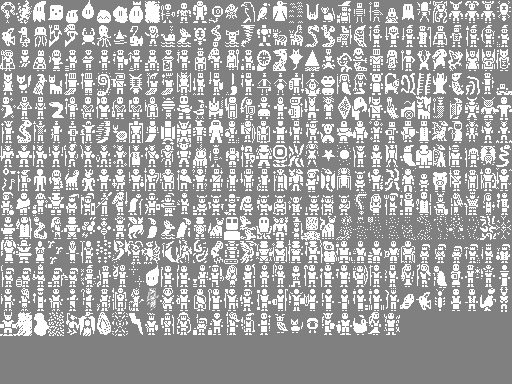
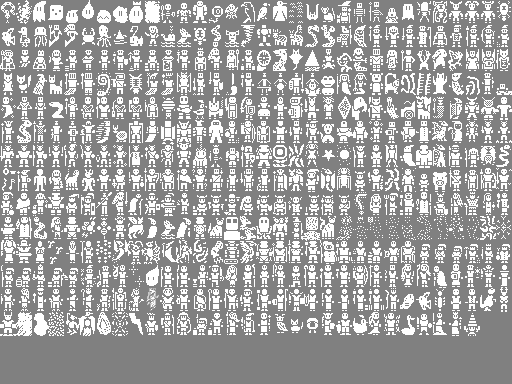
The second w=512, h=384 image is a revision of the first. Changes to its layers:
painted on "creature_sprites.png" over [401, 312, 480, 336]
